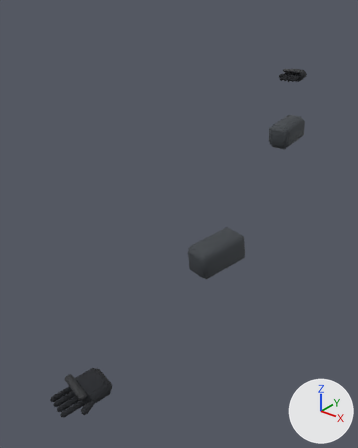
What one commit did to the Blender file art_src/viewmodels/operative_hands.blend.
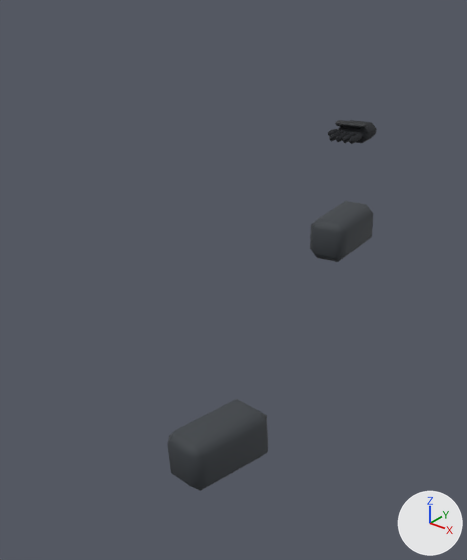
Each version appears first whole from a 50 mm camera at (0.832, -1.511, 0.657) aimed at (-0.202, -0.218, -0.144), and next in a close-up on the part from 26% to 100% of the width and 0% to 71% of the height. The lights are fixed; the arrows at lower right show +X, +Y and +Z. The last two pictures show the newer version.

In view in the first close-up: 'left_sleeve', 'right_sleeve' and 7 more.
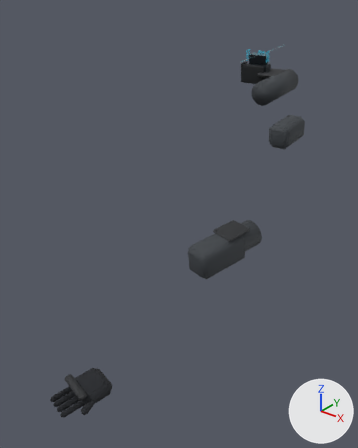
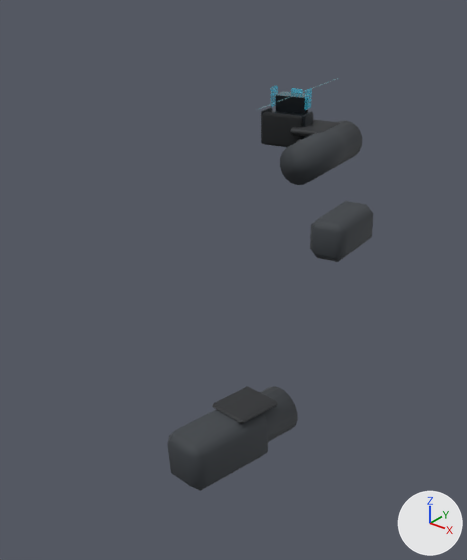
ob_palm_l is not drawn itself; it is the parent of ob_thumb_l_01, ob_index_l_01, ob_middle_l_01, ob_ring_l_01, ob_pinky_l_01, ob_left_palm_mesh, ob_left_knuckle_pad, ob_left_finger_0.

What differs and where, as boxes [x1, y1, x2, y2] in the close-ups (467 x 560 px):
'left_forearm_sleeve_round', added: after [280, 120, 362, 185]
'right_forearm_armor_plate', added (black): after [212, 386, 278, 424]
'right_forearm_sleeve_round', added: after [260, 386, 298, 442]
'wristband_inner_strap', added (black): after [262, 112, 303, 147]
'wristband_screen_bezel', added: after [276, 95, 308, 114]
'left_forearm_armor_plate', added (black): after [290, 120, 340, 137]
'left_palm_mesh', moved (not visible afterwards): before [338, 120, 377, 143]
'left_knuckle_pad', moved (not visible afterwards): before [335, 120, 367, 129]
'wristband_outer_lug_r', added: after [302, 112, 313, 139]
'wristband_led_right', added: after [304, 88, 312, 110]
'wristband_led_left', added: after [271, 85, 278, 107]
'wristband_screen_mesh', added: after [276, 92, 305, 98]
'left_finger_3', moved (not visible afterwards): before [349, 133, 362, 144]
'wristband_outer_lug_l', added: after [261, 107, 272, 144]
'left_finger_1', moved (not visible afterwards): before [336, 131, 348, 142]
'left_finger_0', moved (not visible afterwards): before [329, 131, 342, 142]
'left_finger_2', moved (not visible afterwards): before [343, 132, 355, 143]
'wristband_body', added (mostly hidden): after [271, 111, 304, 118]
'wristband_emitter_pad', added: after [291, 88, 303, 93]
'left_thumb_mesh', moved (not visible afterwards): before [328, 129, 338, 137]

Patch to the scene script:
```diff
--- a/art_src/viewmodels/operative_hands.blend.py
+++ b/art_src/viewmodels/operative_hands.blend.py
@@ me_plane @@
+me_plane.from_pydata([(-0.044, -0.023, 0.0), (0.044, -0.023, 0.0), (-0.044, 0.023, 0.0), (0.044, 0.023, 0.0)], [], [(0, 1, 3, 2)])
+me_plane.materials.append(mat_vm_wristband_live_glass)  # dark cyan #27616f
@@ ob_palm_l @@
 ob_palm_l.parent = ob_wrist_l
-ob_palm_l.location = (-0.18, 0.48, 0.12)
+ob_palm_l.location = (-0.18, 0.26, 0.12)
@@ ob_wristband_led_right @@
+ob_wristband_led_right = bpy.data.objects.new('wristband_led_right', me_cube_025)  # a box spanning x -0.002..0.002, y -0.017..0.017, z -0.026..0.026; in mat_vm_holo_cyan (cyan #45ddff); modifiers BEVEL, WEIGHTED_NORMAL
+ob_wristband_led_right.parent = ob_wristband_root
+ob_wristband_led_right.location = (0.052, 0.02, 0.076)
@@ ob_wristband_root @@
+ob_wristband_root = bpy.data.objects.new('wristband_root', None)
+ob_wristband_root.parent = ob_wrist_l
+ob_wristband_root.location = (-0.3, 0.3, 0.16)
@@ ob_wristband_led_left @@
+ob_wristband_led_left = bpy.data.objects.new('wristband_led_left', me_cube_025.copy())  # modifiers BEVEL, WEIGHTED_NORMAL
+ob_wristband_led_left.parent = ob_wristband_root
+ob_wristband_led_left.location = (-0.052, 0.02, 0.076)
@@ ob_wristband_emitter_pad @@
+ob_wristband_emitter_pad = bpy.data.objects.new('wristband_emitter_pad', me_cube_023)  # a box spanning x -0.017..0.017, y -0.003..0.003, z -0.015..0.015; in mat_vm_holo_cyan (cyan #45ddff); modifiers BEVEL, WEIGHTED_NORMAL
+ob_wristband_emitter_pad.parent = ob_wristband_root
+ob_wristband_emitter_pad.location = (0.0, 0.052, 0.078)
@@ ob_wristband_screen_mesh @@
+ob_wristband_screen_mesh = bpy.data.objects.new('wristband_screen_mesh', me_plane)
+ob_wristband_screen_mesh.parent = ob_wristband_root
+ob_wristband_screen_mesh.location = (0.0, 0.031, 0.082)
@@ ob_wristband_screen_bezel @@
+ob_wristband_screen_bezel = bpy.data.objects.new('wristband_screen_bezel', me_cube_022)  # a box spanning x -0.049..0.049, y -0.005..0.005, z -0.03..0.03; in mat_vm_wristband_anodized_metal (dark grey #242b30); modifiers BEVEL, WEIGHTED_NORMAL
+ob_wristband_screen_bezel.parent = ob_wristband_root
+ob_wristband_screen_bezel.location = (0.0, 0.025, 0.048)
@@ ob_wristband_outer_lug_r @@
+ob_wristband_outer_lug_r = bpy.data.objects.new('wristband_outer_lug_r', me_cube_021)  # a box spanning x -0.006..0.006, y -0.024..0.024, z -0.045..0.045; in mat_vm_wristband_anodized_metal (dark grey #242b30); modifiers BEVEL, WEIGHTED_NORMAL
+ob_wristband_outer_lug_r.parent = ob_wristband_root
+ob_wristband_outer_lug_r.location = (0.063, 0.0, 0.0)
@@ ob_wristband_outer_lug_l @@
+ob_wristband_outer_lug_l = bpy.data.objects.new('wristband_outer_lug_l', me_cube_021.copy())  # modifiers BEVEL, WEIGHTED_NORMAL
+ob_wristband_outer_lug_l.parent = ob_wristband_root
+ob_wristband_outer_lug_l.location = (-0.063, 0.0, 0.0)
@@ ob_wristband_inner_strap @@
+ob_wristband_inner_strap = bpy.data.objects.new('wristband_inner_strap', me_cube_019)  # a box spanning x -0.062..0.062, y -0.009..0.009, z -0.044..0.044; in mat_vm_wristband_rubber_strap (black #16191d); modifiers BEVEL, WEIGHTED_NORMAL
+ob_wristband_inner_strap.parent = ob_wristband_root
+ob_wristband_inner_strap.location = (0.0, -0.026, 0.0)
@@ ob_wristband_body @@
+ob_wristband_body = bpy.data.objects.new('wristband_body', me_cube_018)  # a box spanning x -0.056..0.056, y -0.0175..0.0175, z -0.039..0.039; in mat_vm_wristband_anodized_metal (dark grey #242b30); modifiers BEVEL, WEIGHTED_NORMAL
+ob_wristband_body.parent = ob_wristband_root
+ob_wristband_body.location = (0.0, 0.0, 0.0)
@@ ob_left_forearm_armor_plate @@
+ob_left_forearm_armor_plate = bpy.data.objects.new('left_forearm_armor_plate', me_cube_017)  # a box spanning x -0.049..0.049, y -0.055..0.055, z -0.009..0.009; in mat_vm_knuckle_rubber (black #27292c); modifiers BEVEL, WEIGHTED_NORMAL
+ob_left_forearm_armor_plate.parent = ob_wrist_l
+ob_left_forearm_armor_plate.location = (-0.215, 0.305, 0.166)
@@ ob_right_forearm_armor_plate @@
+ob_right_forearm_armor_plate = bpy.data.objects.new('right_forearm_armor_plate', me_cube_016)  # a box spanning x -0.042..0.042, y -0.045..0.045, z -0.006..0.006; in mat_vm_knuckle_rubber (black #27292c); modifiers BEVEL, WEIGHTED_NORMAL
+ob_right_forearm_armor_plate.parent = ob_wrist_r
+ob_right_forearm_armor_plate.location = (0.0, 0.115, 0.052)
@@ ob_left_forearm_sleeve_round @@
+ob_left_forearm_sleeve_round = bpy.data.objects.new('left_forearm_sleeve_round', me_cylinder_001)  # an 18-sided cylinder along y spanning x -0.051..0.051, y -0.13..0.13, z -0.052..0.052; in mat_vm_sleeve_fabric (dark grey #3c4045); modifiers WEIGHTED_NORMAL
+ob_left_forearm_sleeve_round.parent = ob_wrist_l
+ob_left_forearm_sleeve_round.location = (-0.17, 0.26, 0.12)
@@ ob_right_forearm_sleeve_round @@
+ob_right_forearm_sleeve_round = bpy.data.objects.new('right_forearm_sleeve_round', me_cylinder)  # 36 vertices, 20 faces; spans x -0.042..0.042, y -0.11..0.11, z -0.043..0.043; in mat_vm_sleeve_fabric (dark grey #3c4045); modifiers WEIGHTED_NORMAL
+ob_right_forearm_sleeve_round.parent = ob_wrist_r
+ob_right_forearm_sleeve_round.location = (0.0, 0.09, 0.006)
```
